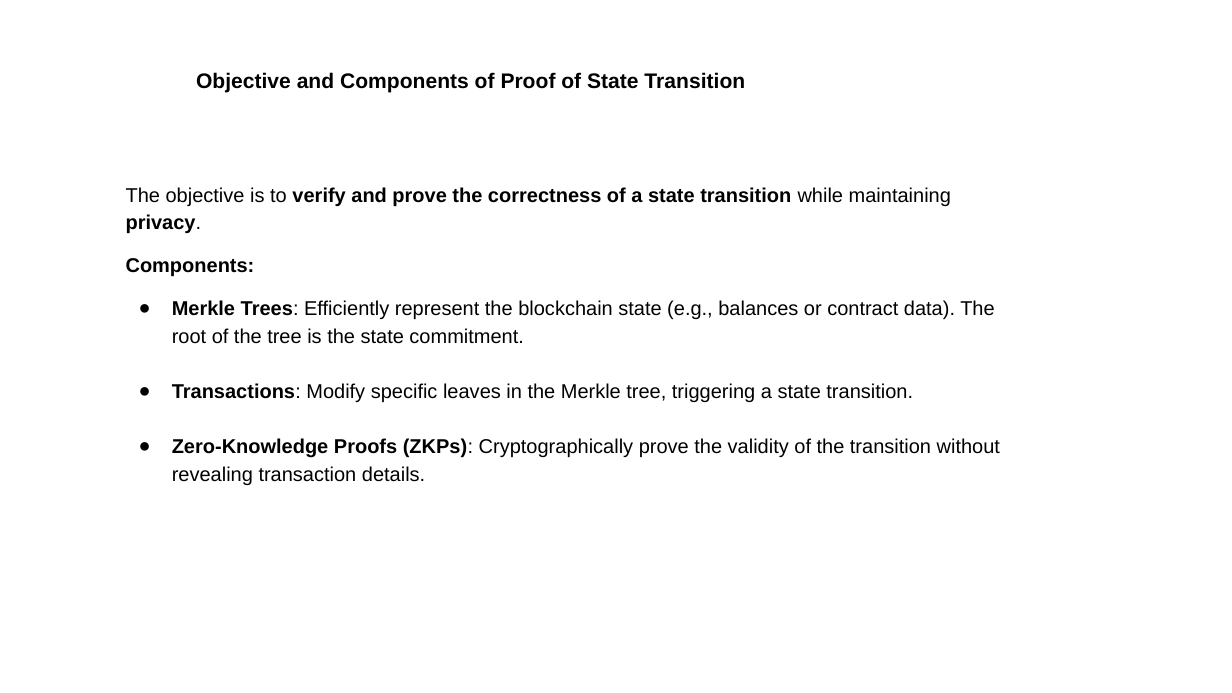
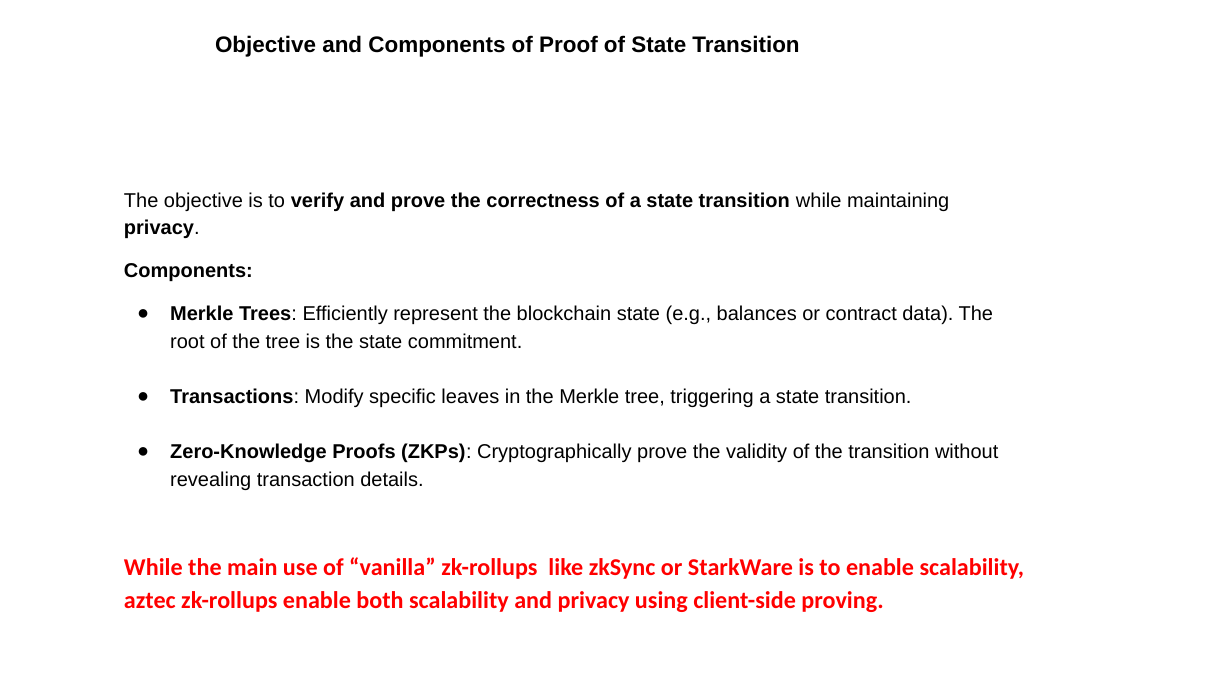
Before and after one commit to zk-scaling-group5/presentation, a slide deck: slide 2 of ZK_scaling_group5.pptx. Drawn at 1232x693 pixels with LibreOffice and Linux fonts; fonts in the diff are those of the drawing. Boxes give left, top, right and bottom in pixels: in the first picture for what was removed or moved away, otherwise in the second. Text is boxed around its words. In the diff, an @@ line names an element or a change of style, - is before the commit and + after.

Commit message:
Updated slides

```diff
--- a/ZK_scaling_group5.pptx
+++ b/ZK_scaling_group5.pptx
@@ text "Objective and Components of Proof ...": place and size @@
-text "Objective and Components of Proof ..." at bbox=[196, 72, 745, 93]
+text "Objective and Components of Proof ..." at bbox=[215, 35, 799, 57]
@@ text "Objective and Components of Proof ..." at bbox=[215, 35, 799, 57]: size 16.4 to 17.4 pt @@
@@ title at bbox=[124, 557, 1025, 612]: paragraph added @@
+While the main use of “vanilla” zk-rollups like zkSync or StarkWare is to enable scalability, aztec zk-rollups enable both scalability and privacy using client-side proving.
```
Also in this commit, not shown: 2 other slides changed, 1 other file.
